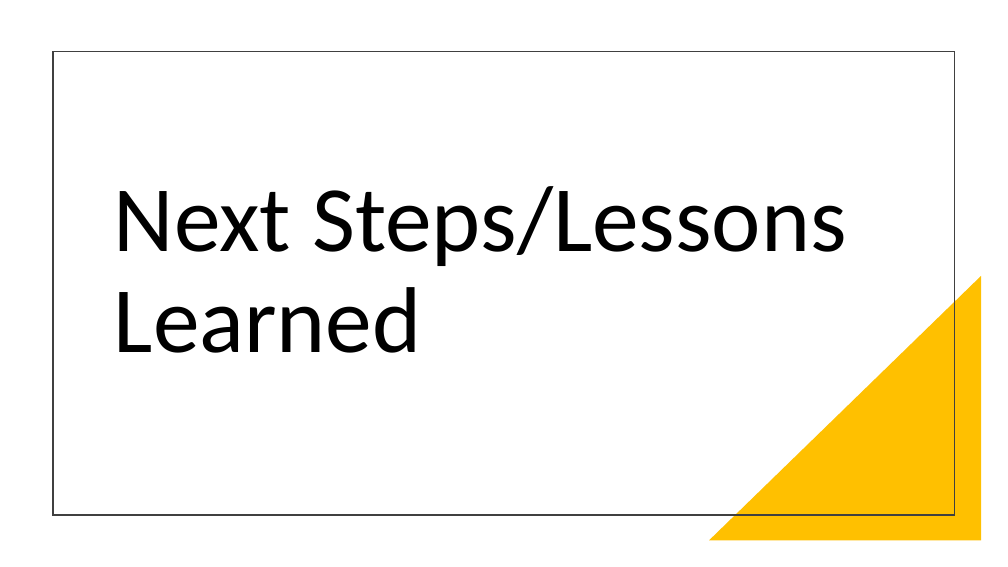
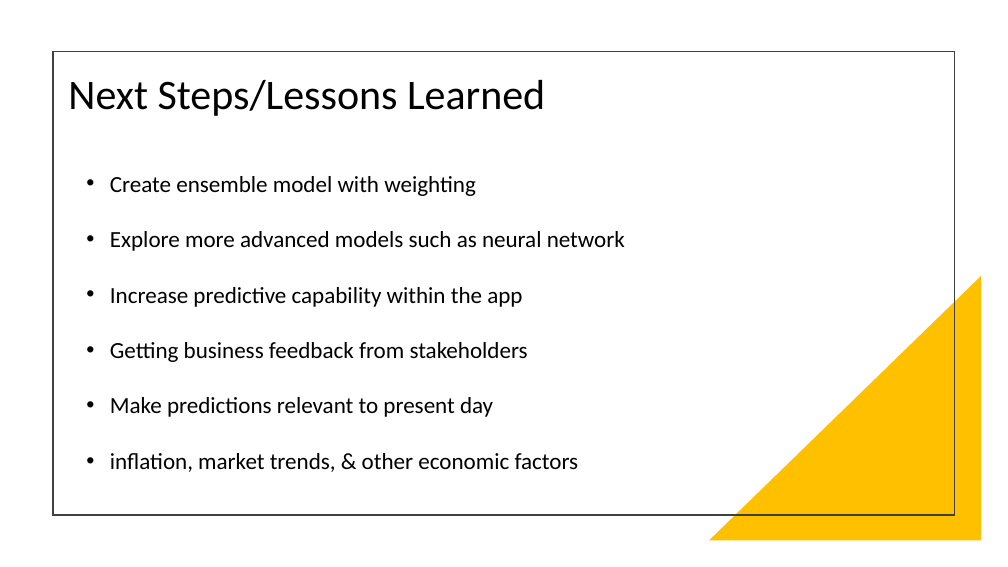
Before and after one commit to djhang99/housing_prices, a slide deck: slide 20 of Draft_Presentation.pptx. Drawn at 1008x567 pixels with LibreOffice and Linux fonts; fonts in the diff are those of the drawing. Boxes give left, top, right and bottom in pixels: in the first picture for what was removed or moved away, otherwise in the second. Text is boxed around its words. In the diff, an @@ line names an element or a change of style, - is before the commit and + after.

```diff
--- a/Draft_Presentation.pptx
+++ b/Draft_Presentation.pptx
@@ title "Next Steps/Lessons Learned": place and size @@
-title "Next Steps/Lessons Learned" at <box>114,186,847,353</box>
+title "Next Steps/Lessons Learned" at <box>68,80,545,116</box>
@@ title "Next Steps/Lessons Learned" at <box>68,80,545,116</box>: size 89 to 40 pt @@
@@ text added at <box>110,176,625,472</box>, 22 pt, text #000000 @@
+• Create ensemble model with weighting
+• Explore more advanced models such as neural network
+• Increase predictive capability within the app
+• Getting business feedback from stakeholders
+• Make predictions relevant to present day
+• inflation, market trends, & other economic factors
```
Also in this commit, not shown: 5 other slides changed, 5 other files.
